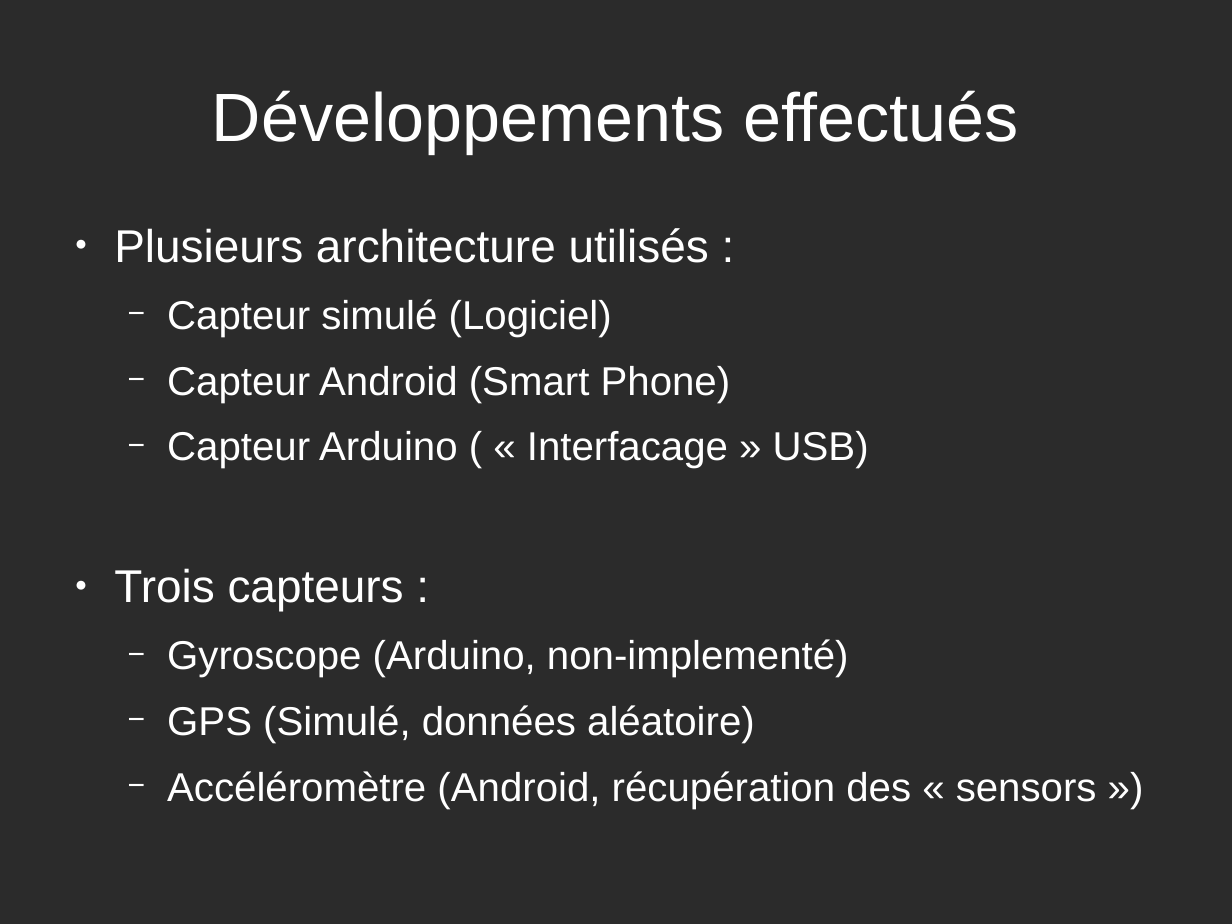
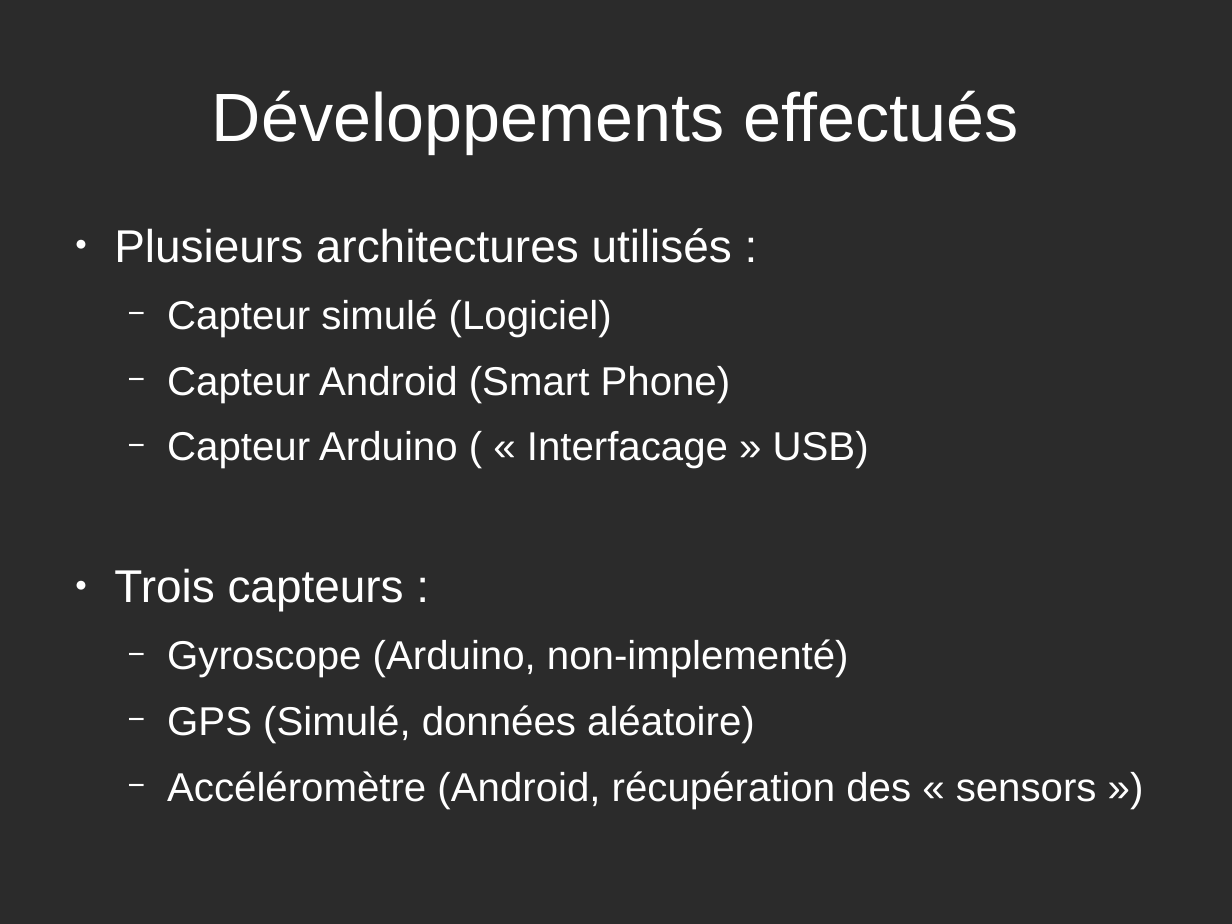
Before and after one commit to rrhardy/projet_techno_grp_5, a slide deck: slide 6 of rendu/transparents.odp (slide 5 before the commit). Drawn at 1232x924 pixels with LibreOffice and Linux fonts; fonts in the diff are those of the drawing; background and template pictures are left out; a plain dark background stands for a picture behind light text. Boxes give left, top, right and bottom in pixels: in the first picture for what was removed or moved away, otherwise in the second. Text is boxed around its words. In the diff, an @@ line names an element or a change of style, - is before the commit and + after.

```diff
--- a/rendu/transparents.odp
+++ b/rendu/transparents.odp
@@ text at <box>114,228,732,263</box>: text changed @@
-● Plusieurs architecture utilisés :
+● Plusieurs architectures utilisés :
```
Also in this commit, not shown: 1 other slide changed, 1 slide added, 3 other files.
